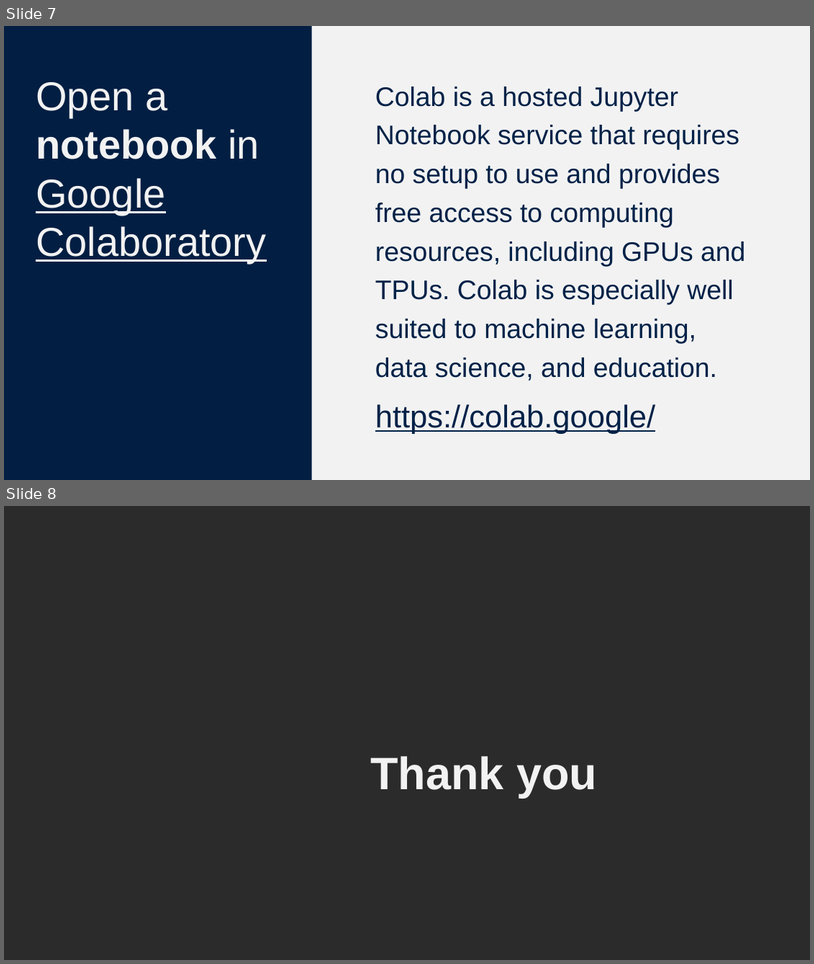
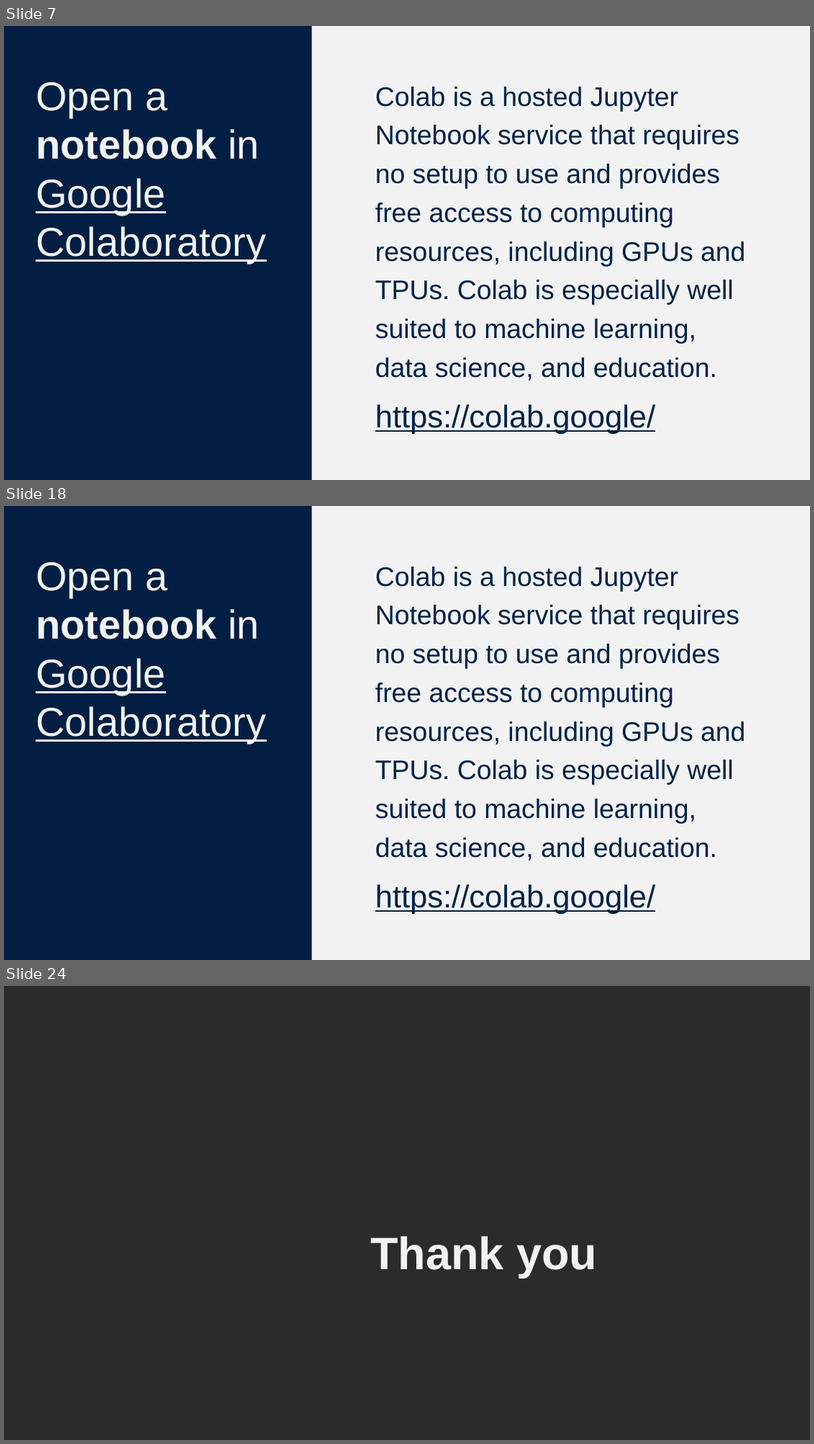
Before and after one commit to ChenZijiSubset/coding_class, a slide deck: Lecture0IntroCS.pptx. Shown one above the other, each under a label of ours: slides 7 and 8 before the commit, slides 7, 18 and 24 after it; the slides between them are not shown. The pictures are 814x964 and 814x1444 pixels, drawn with LibreOffice and Linux fonts; fonts in the diff are those of the drawing; background and template pictures are left out; a plain dark background stands for a picture behind light text. Boxes give left, top, right and bottom in pixels: in the first picture for what was removed or moved away, otherwise in the second. Text is boxed around its words. In the diff, an @@ line names an element or a change of style, - is before the commit and + after.

```diff
--- a/Lecture0IntroCS.pptx
+++ b/Lecture0IntroCS.pptx
@@ slide 18 added at <box>4,506,810,960</box>, background #F2F2F2 @@
@@ title added at <box>4,506,312,959</box>, fill #021E42, 36 pt, text #F2F2F2, underline @@
+Open a notebook in Google Colaboratory
@@ text added at <box>376,566,746,914</box>, 24 pt, text #002147 @@
+Colab is a hosted Jupyter Notebook service that requires no setup to use and provides free access to computing resources, including GPUs and TPUs. Colab is especially well suited to machine learning, data science, and education.
+https://colab.google/
@@ what was slide 8 is now slide 24 @@
```
Also in this commit, not shown: 3 slides changed, 15 other slides added, 1 other file.
